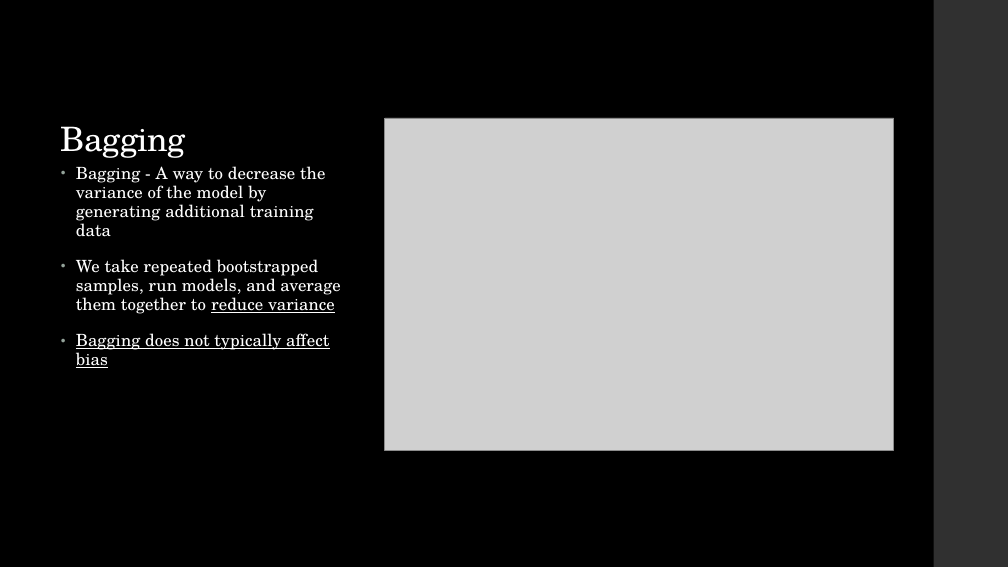
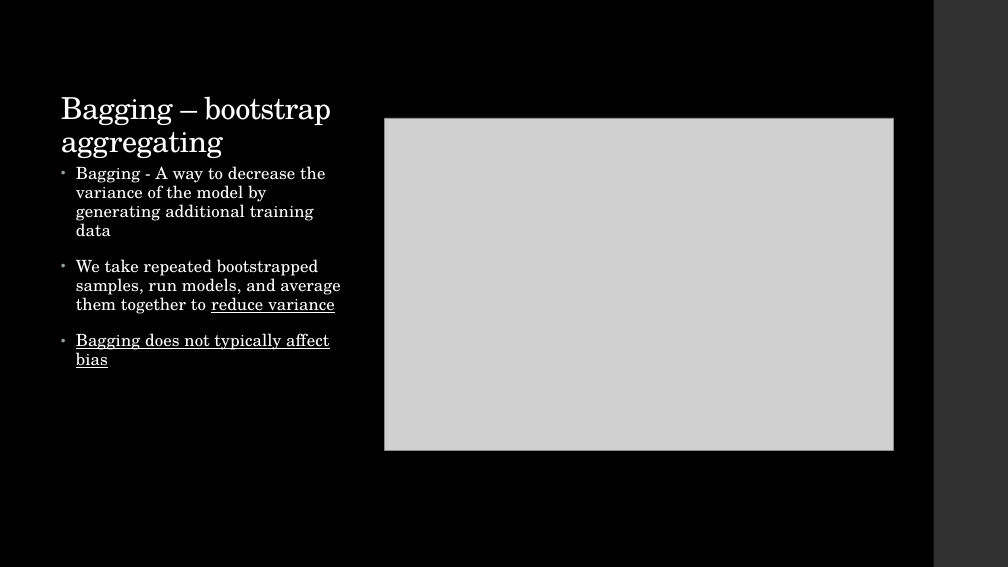
Before and after one commit to LaunchCoderGirlSTL/Data-Science-Assignments, a slide deck: slide 12 of course_material/week_17/week_17_presentation.pptx. Drawn at 1008x567 pixels with LibreOffice and Linux fonts; fonts in the diff are those of the drawing; grey boxes stand for pictures. Boxes give left, top, right and bottom in pixels: in the first picture for what was removed or moved away, otherwise in the second. Text is boxed around its words. In the diff, an @@ line names an element or a change of style, - is before the commit and + after.

```diff
--- a/course_material/week_17/week_17_presentation.pptx
+++ b/course_material/week_17/week_17_presentation.pptx
@@ title at [61,96,331,158]: text changed; size 32 to 28.8 pt @@
-Bagging
+Bagging – bootstrap aggregating
```
Also in this commit, not shown: 1 other slide changed, 6 other files.
